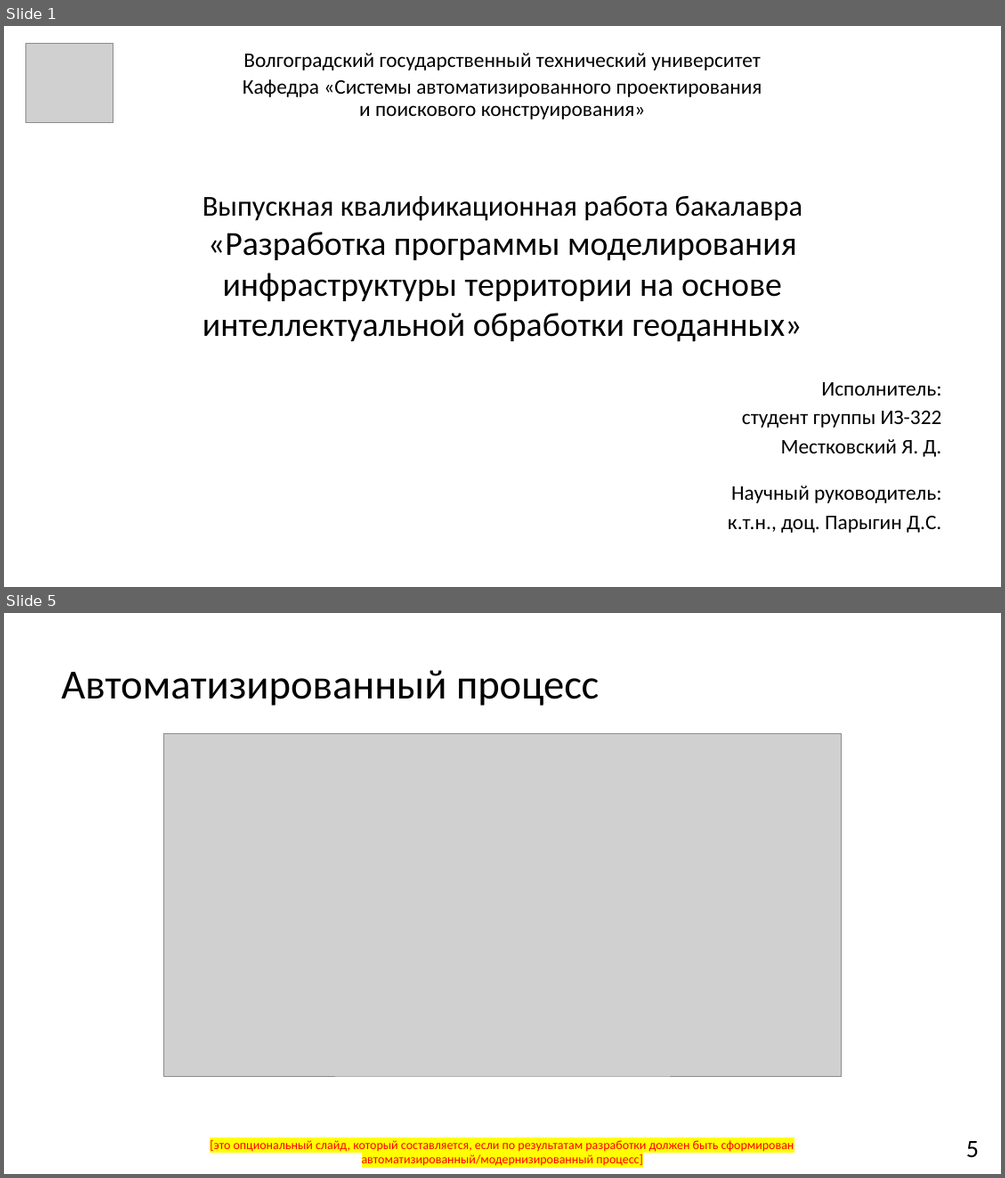
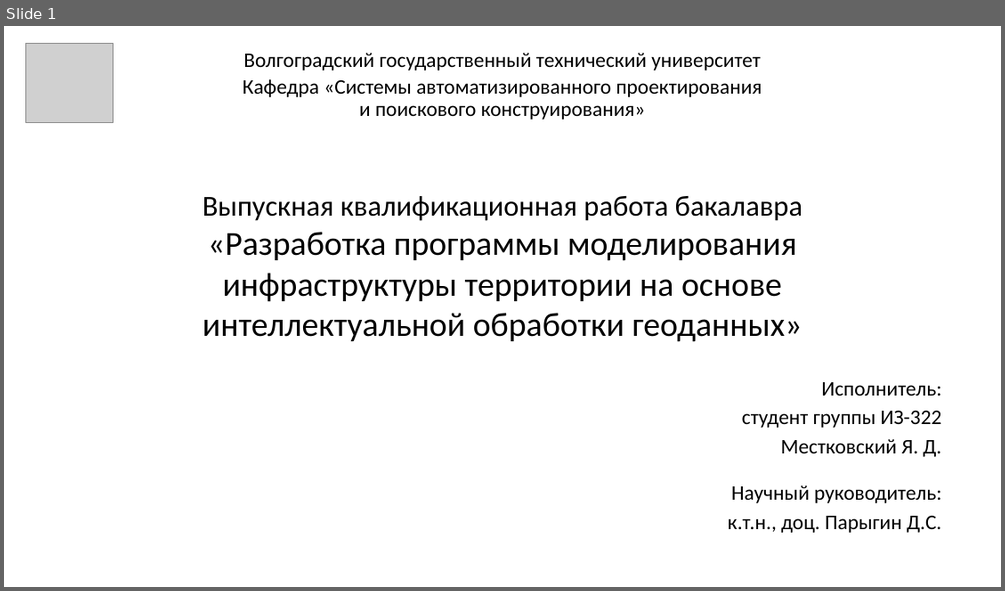
Before and after one commit to YaroslavMestkovsky/VKR, a slide deck: 3 [Презентация].pptx. Shown one above the other, each under a label of ours: slides 1 and 5 before the commit, slide 1 after it; the slides between them are not shown. The pictures are 1005x1178 and 1005x591 pixels, drawn with LibreOffice and Linux fonts; fonts in the diff are those of the drawing; grey boxes stand for pictures. Boxes give left, top, right and bottom in pixels: in the first picture for what was removed or moved away, otherwise in the second. Text is boxed around its words. In the diff, an @@ line names an element or a change of style, - is before the commit and + after.

```diff
--- a/3 [Презентация].pptx
+++ b/3 [Презентация].pptx
@@ slide 5 removed at (4, 613, 1001, 1174), background #FFFFFF @@
@@ title removed at (61, 670, 599, 706) @@
-Автоматизированный процесс
@@ picture removed at (164, 734, 841, 1076) @@
@@ text removed at (210, 1140, 794, 1166) @@
-[это опциональный слайд, который составляется, если по результатам разработки должен быть сформирован автоматизированный/модернизированный процесс]
@@ page number removed at (966, 1141, 979, 1157) @@
-5
```
Also in this commit, not shown: 4 slides changed, 15 slides added, 13 other slides removed, 1 other file.
